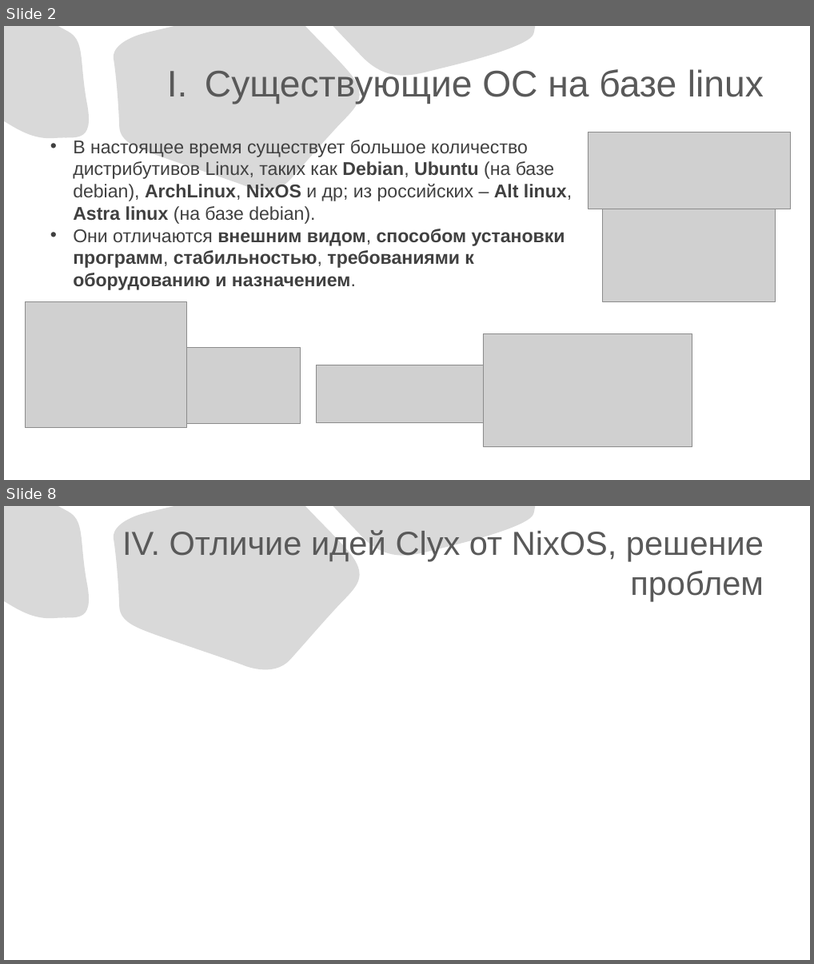
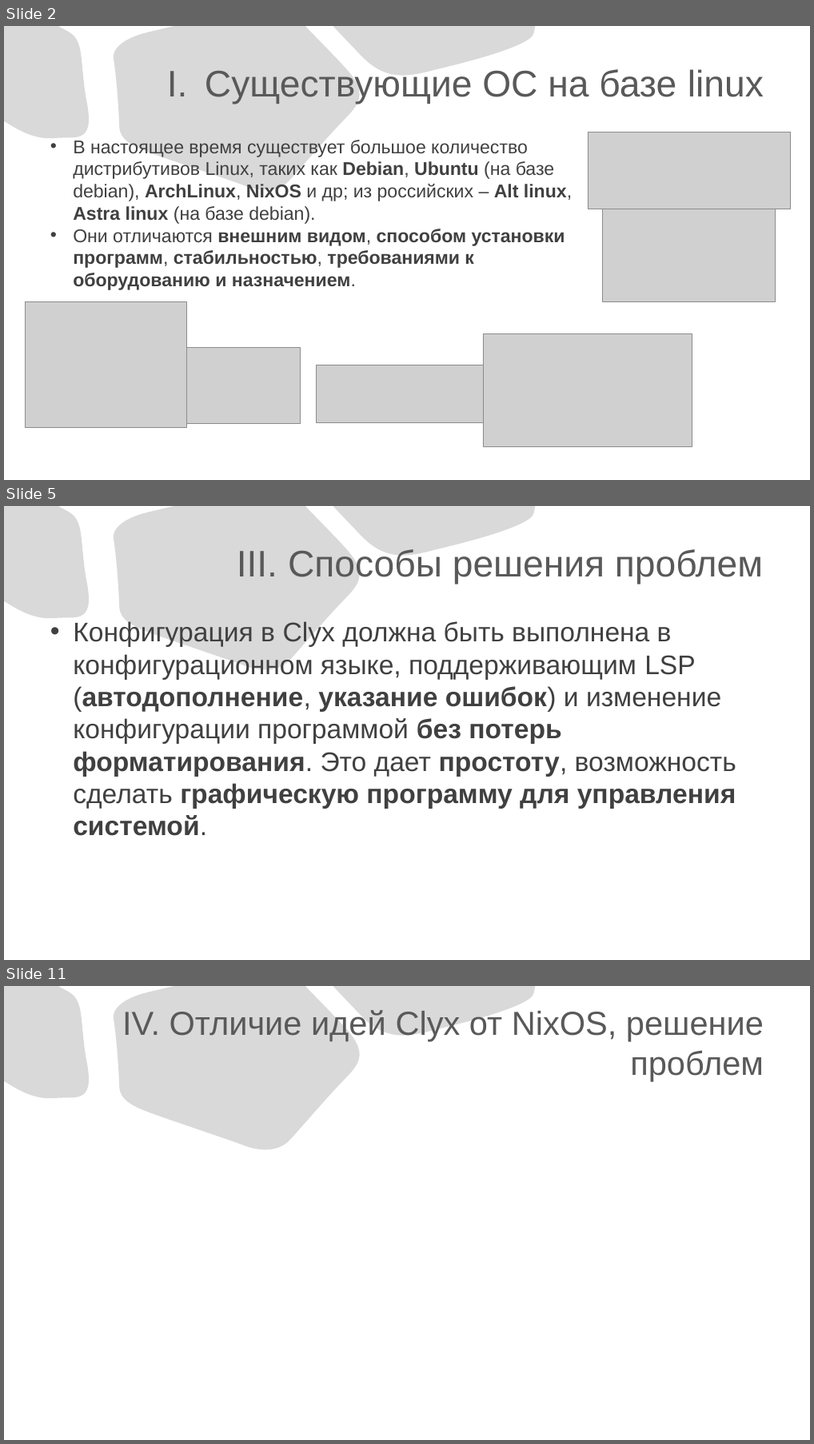
Before and after one commit to slawacats/clyx, a slide deck: ClyxOS.pptx. Shown one above the other, each under a label of ours: slides 2 and 8 before the commit, slides 2, 5 and 11 after it; the slides between them are not shown. The pictures are 814x964 and 814x1444 pixels, drawn with LibreOffice and Linux fonts; fonts in the diff are those of the drawing; grey boxes stand for pictures. Boxes give left, top, right and bottom in pixels: in the first picture for what was removed or moved away, otherwise in the second. Text is boxed around its words. In the diff, an @@ line names an element or a change of style, - is before the commit and + after.

Commit message:
:D modified:   ClyxOS.pptx modified:   clyx.drawio

```diff
--- a/ClyxOS.pptx
+++ b/ClyxOS.pptx
@@ slide 5 added at [4, 506, 810, 960], background #FFFFFF; not listed: 3 template elements that a slide beside it also shows @@
@@ title added at [237, 549, 763, 584], 44 pt, text #595959 @@
+III. Способы решения проблем
@@ text added at [73, 621, 737, 836], 32 pt, text #404040 @@
+• Конфигурация в Clyx должна быть выполнена в конфигурационном языке, поддерживающим LSP (автодополнение, указание ошибок) и изменение конфигурации программой без потерь форматирования. Это дает простоту, возможность сделать графическую программу для управления системой.
@@ what was slide 8 is now slide 11 @@
```
Also in this commit, not shown: 4 slides changed, 3 other slides added, 1 slide removed, 1 other file.
